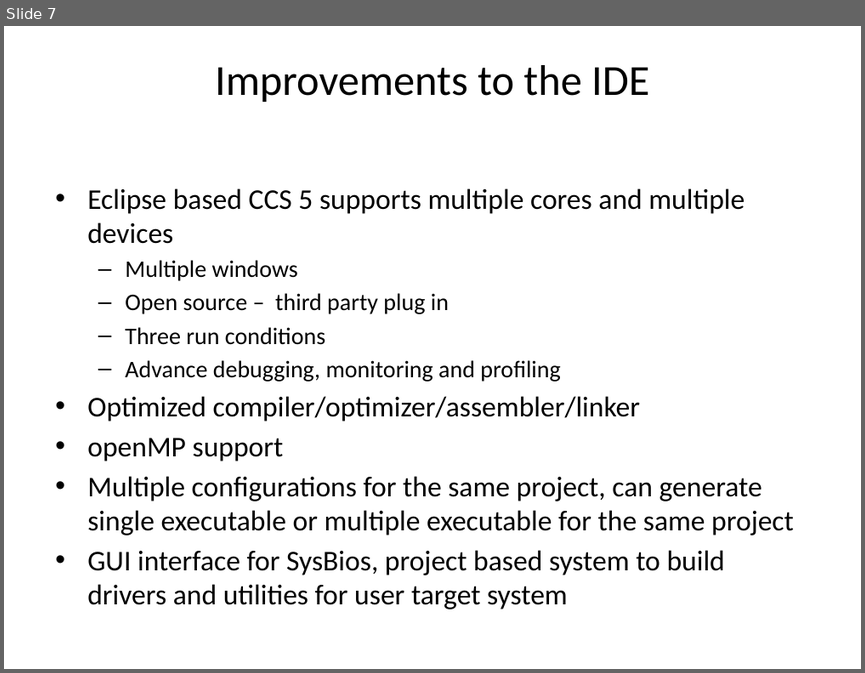
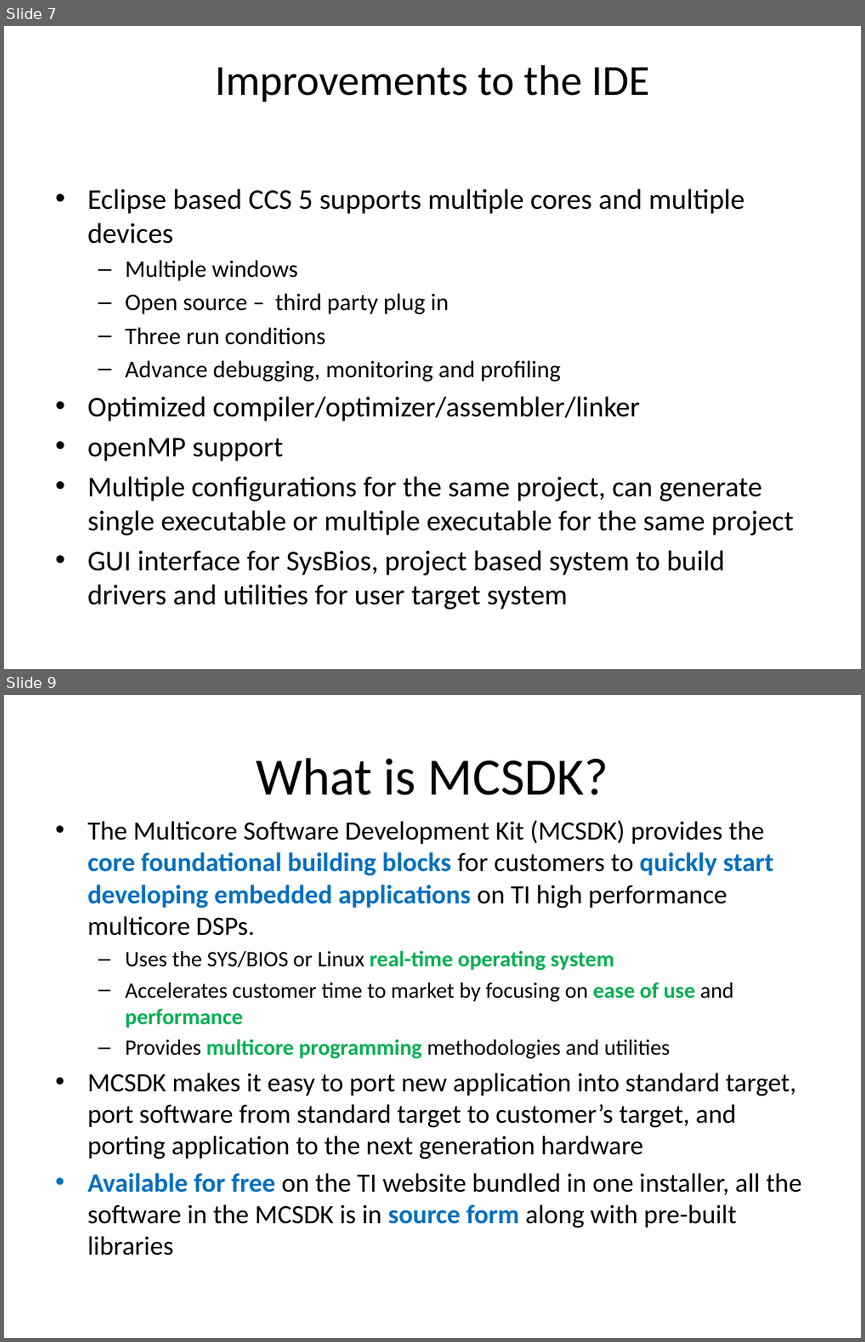
Before and after one commit to hari1989/keystone-workshop, a slide deck: preliminary/Introduction to KeyStone Software ECO.pptx. Shown one above the other, each under a label of ours: slide 7 before the commit, slides 7 and 9 after it; the slides between them are not shown. The pictures are 865x673 and 865x1342 pixels, drawn with LibreOffice and Linux fonts; fonts in the diff are those of the drawing. Boxes give left, top, right and bottom in pixels: in the first picture for what was removed or moved away, otherwise in the second. Text is boxed around its words. In the diff, an @@ line names an element or a change of style, - is before the commit and + after.

```diff
--- a/preliminary/Introduction to KeyStone Software ECO.pptx
+++ b/preliminary/Introduction to KeyStone Software ECO.pptx
@@ slide 9 added at <box>4,695,861,1338</box>, background #FFFFFF @@
@@ title added at <box>256,758,608,795</box>, 44 pt, text #000000 @@
+What is MCSDK?
@@ text added at <box>87,820,801,1255</box>, 22.2 pt, text #000000 @@
+• The Multicore Software Development Kit (MCSDK) provides the core foundational building blocks for customers to quickly start developing embedded applications on TI high performance multicore DSPs.
+  – Uses the SYS/BIOS or Linux real-time operating system
+  – Accelerates customer time to market by focusing on ease of use and performance
+  – Provides multicore programming methodologies and utilities
+• MCSDK makes it easy to port new application into standard target, port software from standard target to customer’s target, and porting application to the next generation hardware
+• Available for free on the TI website bundled in one installer, all the software in the MCSDK is in source form along with pre-built libraries
```
Also in this commit, not shown: 1 slide changed, 10 other slides added, 1 slide removed.
